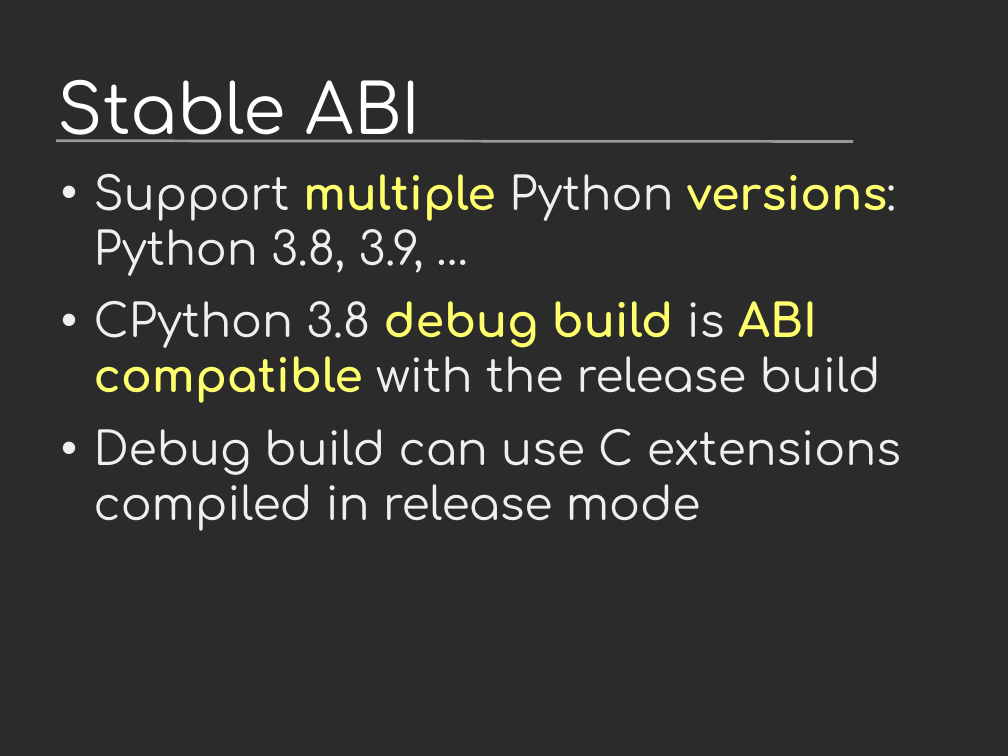
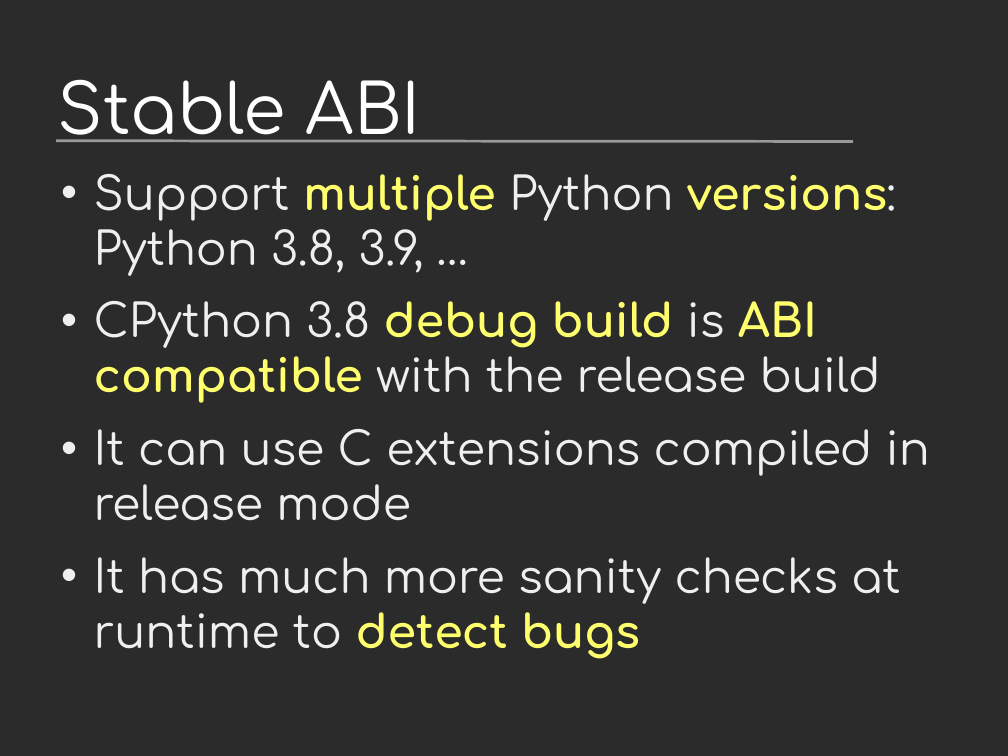
Before and after one commit to vstinner/talks, a slide deck: slide 28 of 2019-EuroPython/python_performance.odp (slide 26 before the commit). Drawn at 1008x756 pixels with LibreOffice and Linux fonts; fonts in the diff are those of the drawing; background and template pictures are left out; a plain dark background stands for a picture behind light text. Boxes give left, top, right and bottom in pixels: in the first picture for what was removed or moved away, otherwise in the second. Text is boxed around its words. In the diff, an @@ line names an element or a change of style, - is before the commit and + after.

```diff
--- a/2019-EuroPython/python_performance.odp
+++ b/2019-EuroPython/python_performance.odp
@@ text at (x1=94, y1=429, x2=930, y2=658): text changed @@
-• Debug build can use C extensions compiled in release mode
+• It can use C extensions compiled in release mode
+• It has much more sanity checks at runtime to detect bugs
```
Also in this commit, not shown: 19 other slides changed, 6 slides added, 1 other file.
